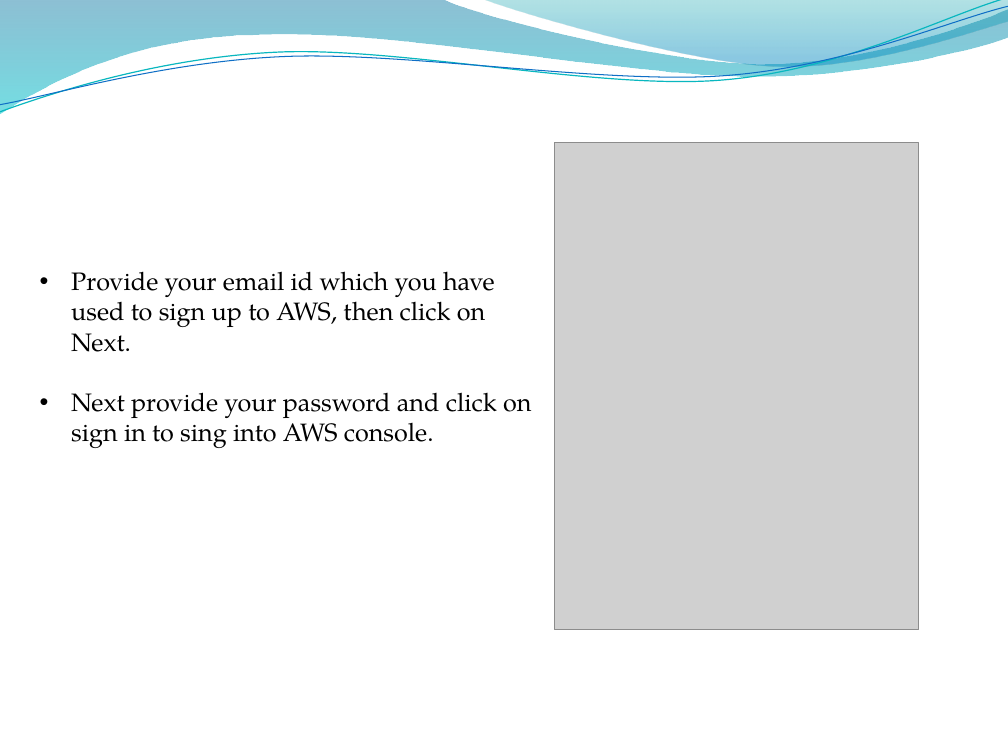
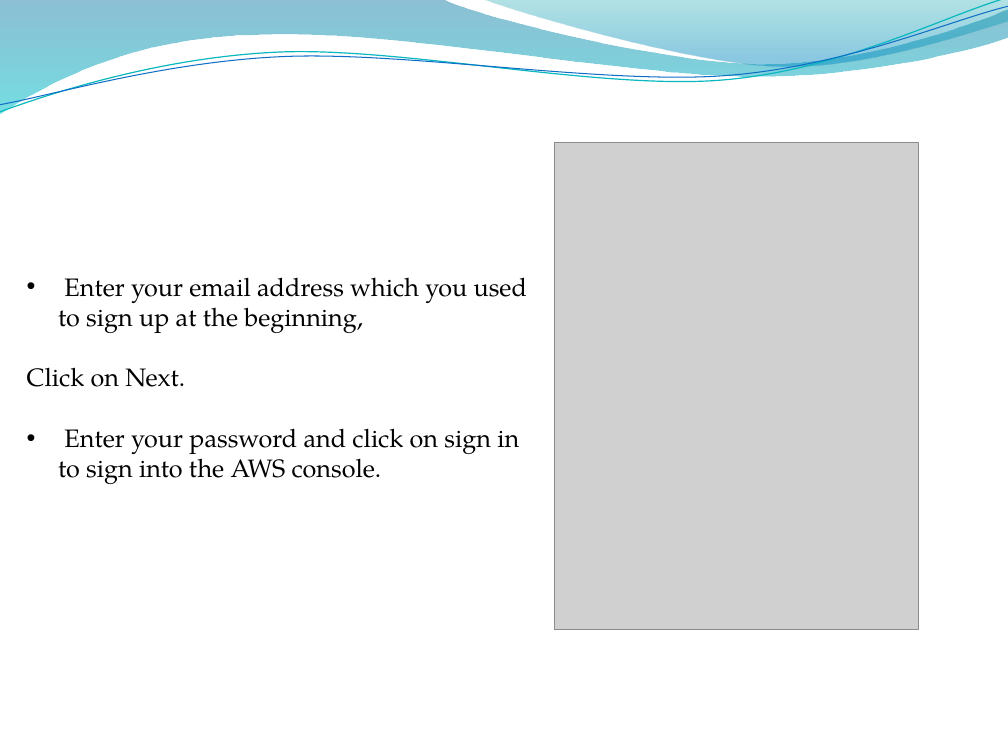
Before and after one commit to godwillngwanah/AWS-Sol-Arch-02, a slide deck: slide 9 of Batch-12 Online/Self Pace/Curriculum/Lectures/Section 6/AWS Account SignUp.pptx. Drawn at 1008x756 pixels with LibreOffice and Linux fonts; fonts in the diff are those of the drawing; grey boxes stand for pictures; background and template pictures are left out. Boxes give left, top, right and bottom in pixels: in the first picture for what was removed or moved away, otherwise in the second. Text is boxed around its words. In the diff, an @@ line names an element or a change of style, - is before the commit and + after.

```diff
--- a/Batch-12 Online/Self Pace/Curriculum/Lectures/Section 6/AWS Account SignUp.pptx
+++ b/Batch-12 Online/Self Pace/Curriculum/Lectures/Section 6/AWS Account SignUp.pptx
@@ text at [27,277,527,484]: text changed @@
-• Provide your email id which you have used to sign up to AWS, then click on Next.
-• Next provide your password and click on sign in to sing into AWS console.
+• Enter your email address which you used to sign up at the beginning,
+Click on Next.
+• Enter your password and click on sign in to sign into the AWS console.
```
Also in this commit, not shown: 2 other slides changed, 24 other files.
